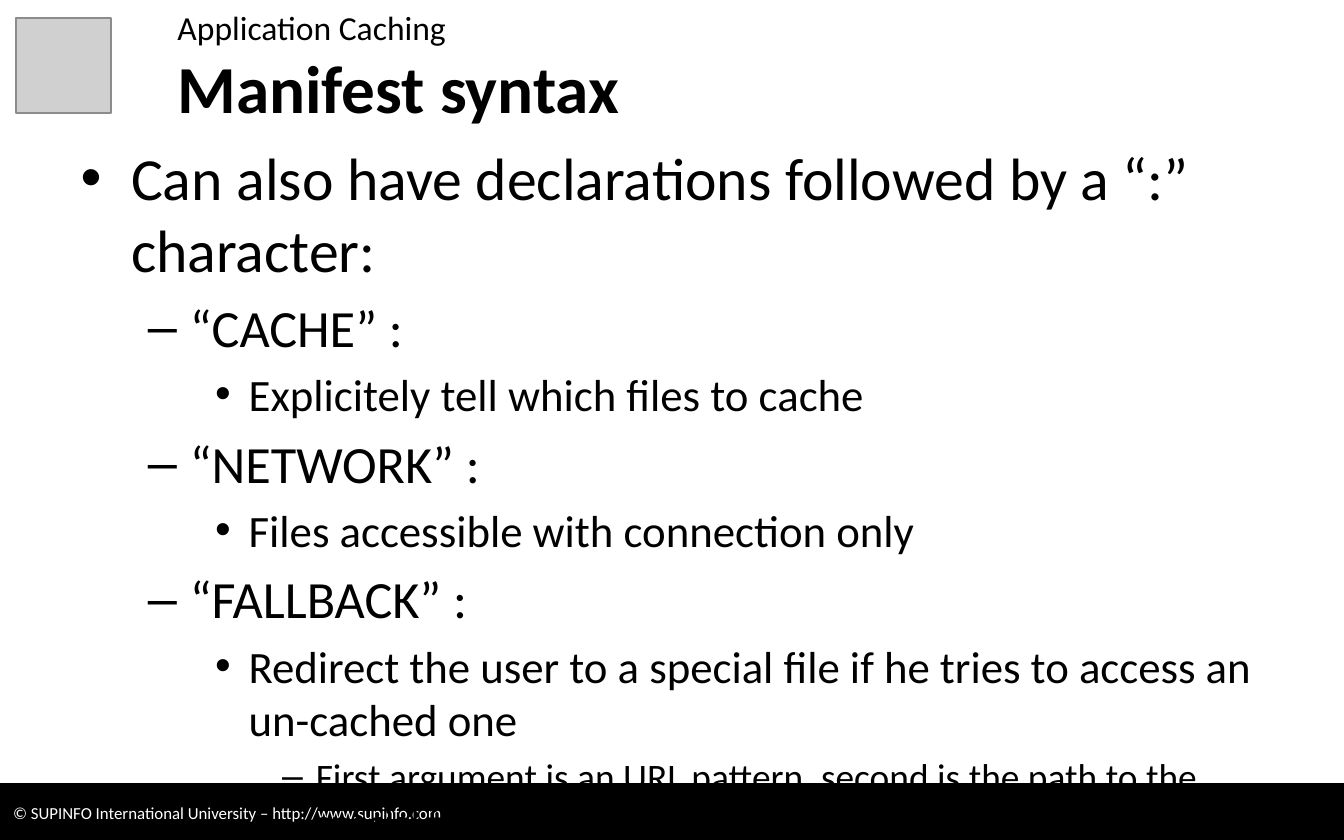
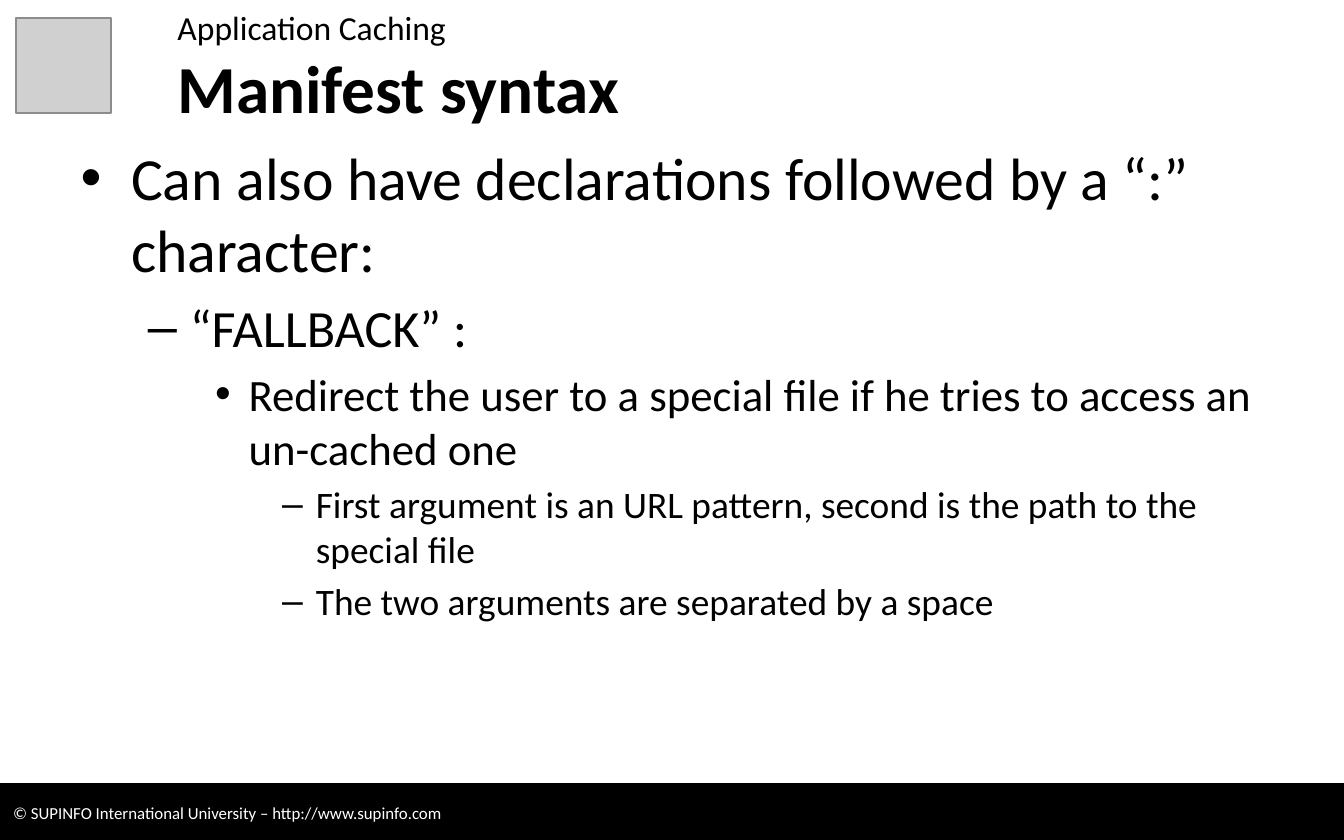
Before and after one commit to CodeCourses/3WEB, a slide deck: slide 26 of 09 - HTML5 - Offline features [RC without Labs].pptx (slide 24 before the commit). Drawn at 1344x840 pixels with LibreOffice and Linux fonts; fonts in the diff are those of the drawing; grey boxes stand for pictures; background and template pictures are left out. Boxes give left, top, right and bottom in pixels: in the first picture for what was removed or moved away, otherwise in the second. Text is boxed around its words. In the diff, an @@ line names an element or a change of style, - is before the commit and + after.

```diff
--- a/09 - HTML5 - Offline features [RC without Labs].pptx
+++ b/09 - HTML5 - Offline features [RC without Labs].pptx
@@ text at <box>190,309,914,555</box>: paragraphs removed @@
-  – “CACHE” :
-    • Explicitely tell which files to cache
-  – “NETWORK” :
-    • Files accessible with connection only
```
Also in this commit, not shown: 7 other slides changed, 3 slides added, 1 slide removed, 4 other files.
